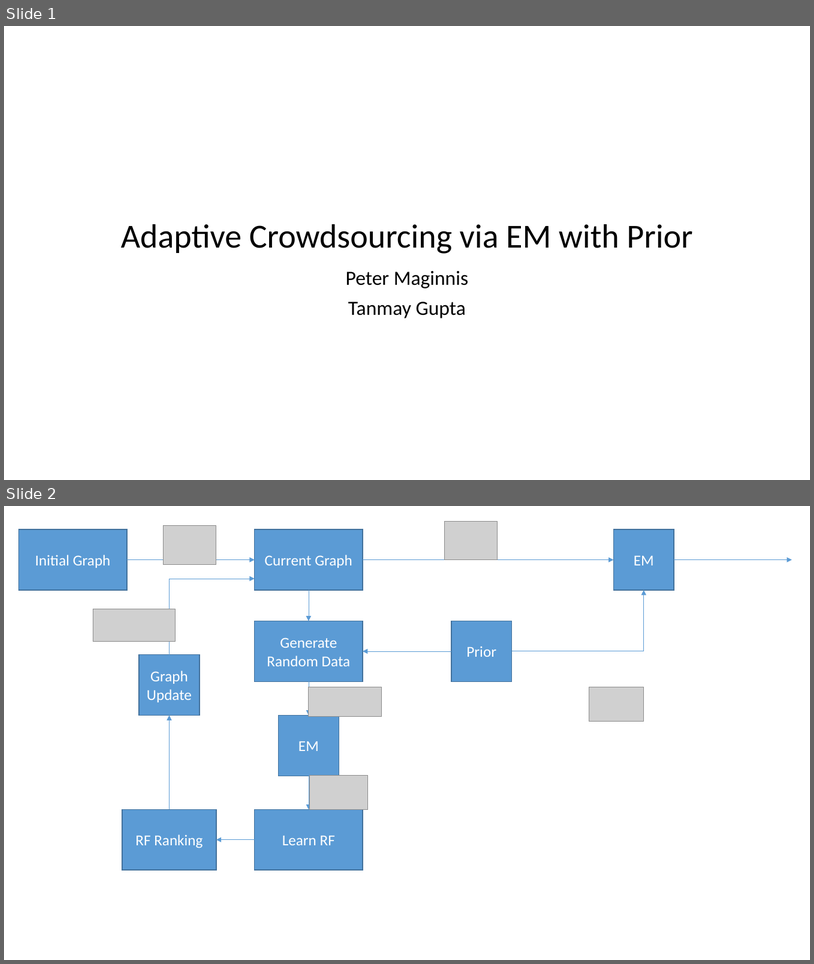
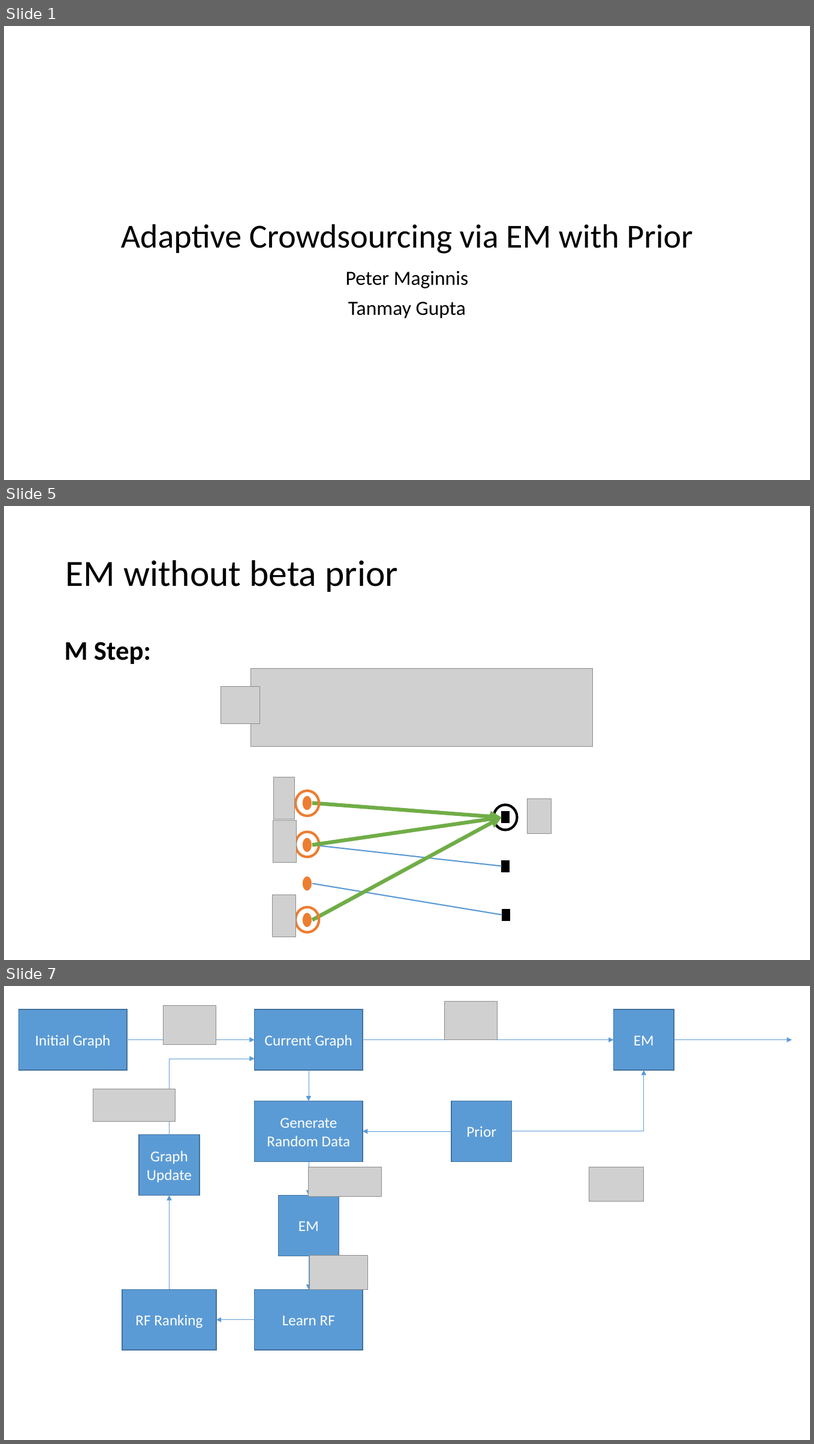
Before and after one commit to BigRedT/crowdsource, a slide deck: PPT/Adaptive Crowdsourcing via EM with Prior.pptx. Shown one above the other, each under a label of ours: slides 1 and 2 before the commit, slides 1, 5 and 7 after it; the slides between them are not shown. The pictures are 814x964 and 814x1444 pixels, drawn with LibreOffice and Linux fonts; fonts in the diff are those of the drawing; grey boxes stand for pictures. Boxes give left, top, right and bottom in pixels: in the first picture for what was removed or moved away, otherwise in the second. Text is boxed around its words. In the diff, an @@ line names an element or a change of style, - is before the commit and + after.

```diff
--- a/PPT/Adaptive Crowdsourcing via EM with Prior.pptx
+++ b/PPT/Adaptive Crowdsourcing via EM with Prior.pptx
@@ slide 5 added at (x1=4, y1=506, x2=810, y2=960), background #FFFFFF @@
@@ title added at (x1=65, y1=560, x2=398, y2=592), 44 pt, text #000000 @@
+EM without beta prior
@@ text added at (x1=65, y1=642, x2=151, y2=664), 32 pt, text #000000, bold @@
+M Step:
@@ picture added at (x1=251, y1=669, x2=593, y2=747) @@
@@ picture added at (x1=221, y1=686, x2=260, y2=724) @@
@@ picture added at (x1=274, y1=777, x2=295, y2=819) @@
@@ ellipse added at (x1=296, y1=790, x2=319, y2=816), outline #ED7D31 3 pt @@
@@ ellipse added at (x1=302, y1=795, x2=312, y2=811), fill #ED7D31, outline #FFFFFF 1.5 pt @@
@@ arrow added from (312, 803) to (502, 817), #70AD47 4.5 pt @@
@@ ellipse added at (x1=494, y1=805, x2=518, y2=830), outline #000000 3 pt @@
@@ rectangle added at (x1=502, y1=811, x2=509, y2=823), fill #000000, outline #000000 1 pt @@
@@ picture added at (x1=528, y1=798, x2=551, y2=833) @@
@@ picture added at (x1=273, y1=820, x2=297, y2=862) @@
@@ arrow added from (312, 845) to (502, 817), #70AD47 4.5 pt @@
@@ arrow added from (312, 920) to (502, 817), #70AD47 4.5 pt @@
@@ ellipse added at (x1=296, y1=831, x2=319, y2=857), outline #ED7D31 3 pt @@
@@ ellipse added at (x1=302, y1=837, x2=312, y2=853), fill #ED7D31, outline #FFFFFF 1.5 pt @@
@@ line added from (312, 845) to (502, 866), #5B9BD5 1.5 pt @@
@@ rectangle added at (x1=502, y1=861, x2=509, y2=872), fill #000000, outline #000000 1 pt @@
@@ ellipse added at (x1=302, y1=876, x2=312, y2=891), fill #ED7D31, outline #FFFFFF 1.5 pt @@
@@ line added from (312, 883) to (503, 915), #5B9BD5 1.5 pt @@
@@ picture added at (x1=273, y1=895, x2=296, y2=937) @@
@@ ellipse added at (x1=296, y1=907, x2=319, y2=933), outline #ED7D31 3 pt @@
@@ ellipse added at (x1=302, y1=912, x2=312, y2=928), fill #ED7D31, outline #FFFFFF 1.5 pt @@
@@ rectangle added at (x1=503, y1=909, x2=510, y2=921), fill #000000, outline #000000 1 pt @@
@@ what was slide 2 is now slide 7 @@
```
Also in this commit, not shown: 5 other slides added, 5 other files.
